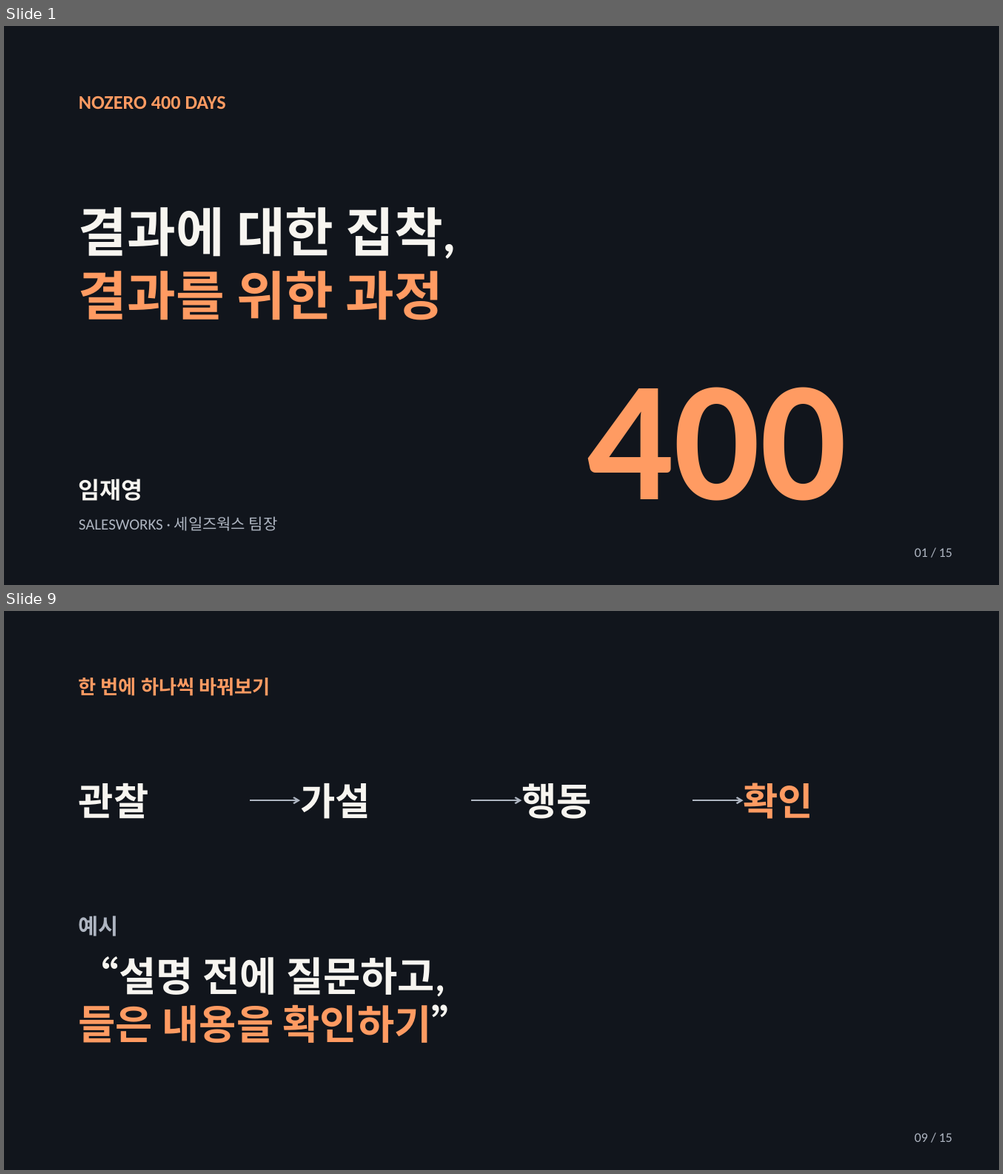
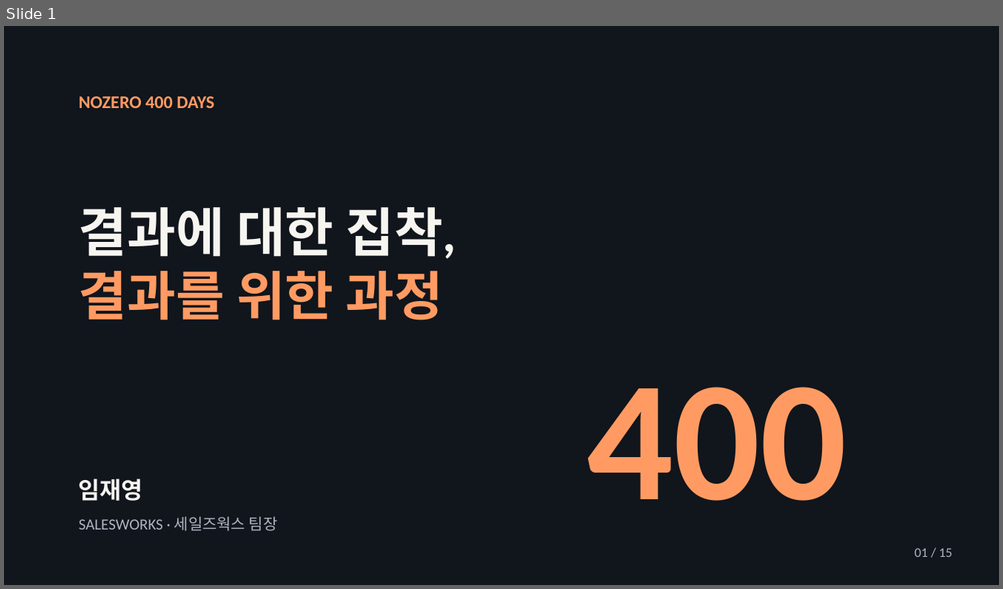
Before and after one commit to jaeyoung5178-bot/Presence, a slide deck: education/mentality/nozero400/NoZero-400Days.pptx. Shown one above the other, each under a label of ours: slides 1 and 9 before the commit, slide 1 after it; the slides between them are not shown. The pictures are 1003x1174 and 1003x589 pixels, drawn with LibreOffice and Linux fonts; fonts in the diff are those of the drawing. Boxes give left, top, right and bottom in pixels: in the first picture for what was removed or moved away, otherwise in the second. Text is boxed around its words. In the diff, an @@ line names an element or a change of style, - is before the commit and + after.

```diff
--- a/education/mentality/nozero400/NoZero-400Days.pptx
+++ b/education/mentality/nozero400/NoZero-400Days.pptx
@@ slide 9 removed at [4, 611, 999, 1170], background #11151C @@
@@ text removed at [79, 678, 270, 696] @@
-한 번에 하나씩 바꿔보기
@@ text removed at [79, 783, 149, 819] @@
-관찰
@@ text removed at [300, 783, 370, 819] @@
-가설
@@ text removed at [521, 783, 592, 819] @@
-행동
@@ text removed at [743, 783, 814, 819] @@
-확인
@@ arrow removed from (250, 800) to (300, 800) @@
@@ arrow removed from (471, 800) to (522, 800) @@
@@ arrow removed from (693, 800) to (743, 800) @@
@@ text removed at [79, 916, 119, 937] @@
-예시
@@ text removed at [79, 957, 472, 1043] @@
-“설명 전에 질문하고,
-들은 내용을 확인하기”
@@ text removed at [914, 1133, 952, 1142] @@
-09 / 15
@@ slide 1 changed as well @@
@@ text "NOZERO 400 DAYS" at [79, 96, 214, 108]: size 18.8 to 17.2 pt @@
```
Also in this commit, not shown: 14 slides added, 13 other slides removed, 4 other files.
